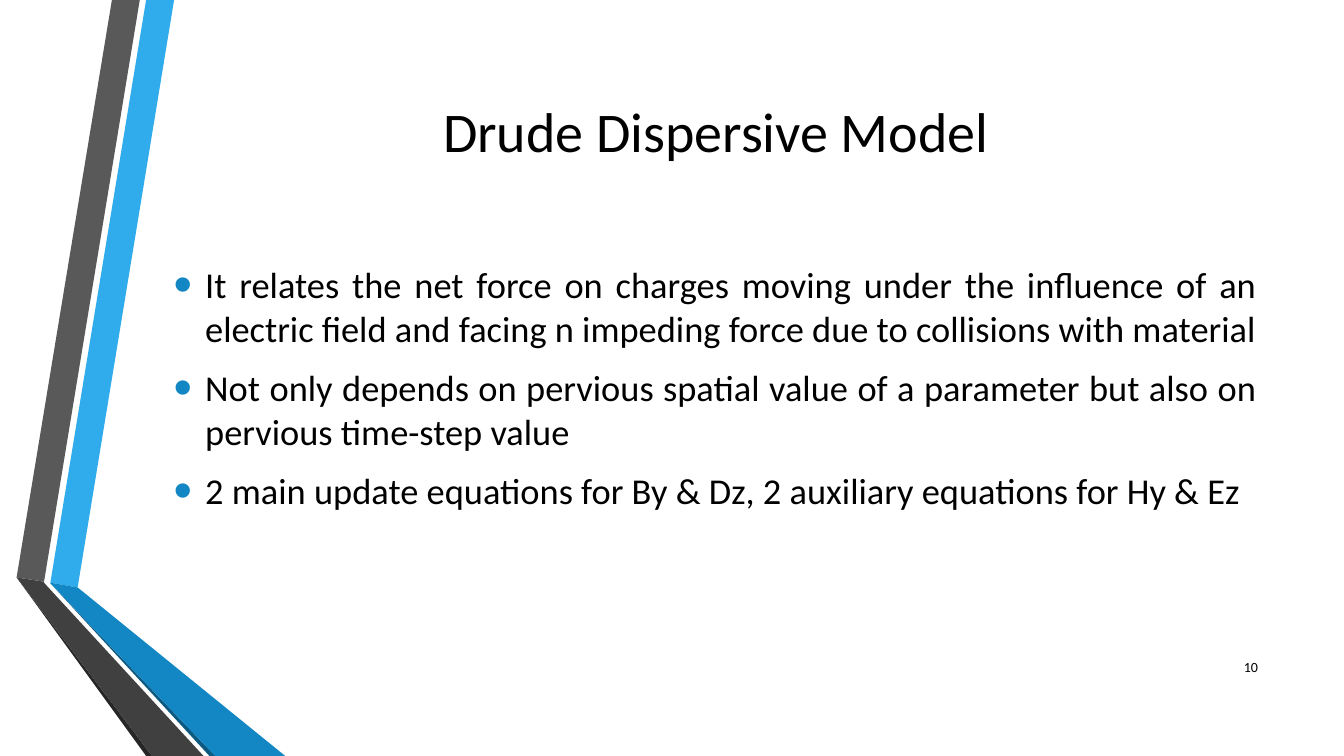
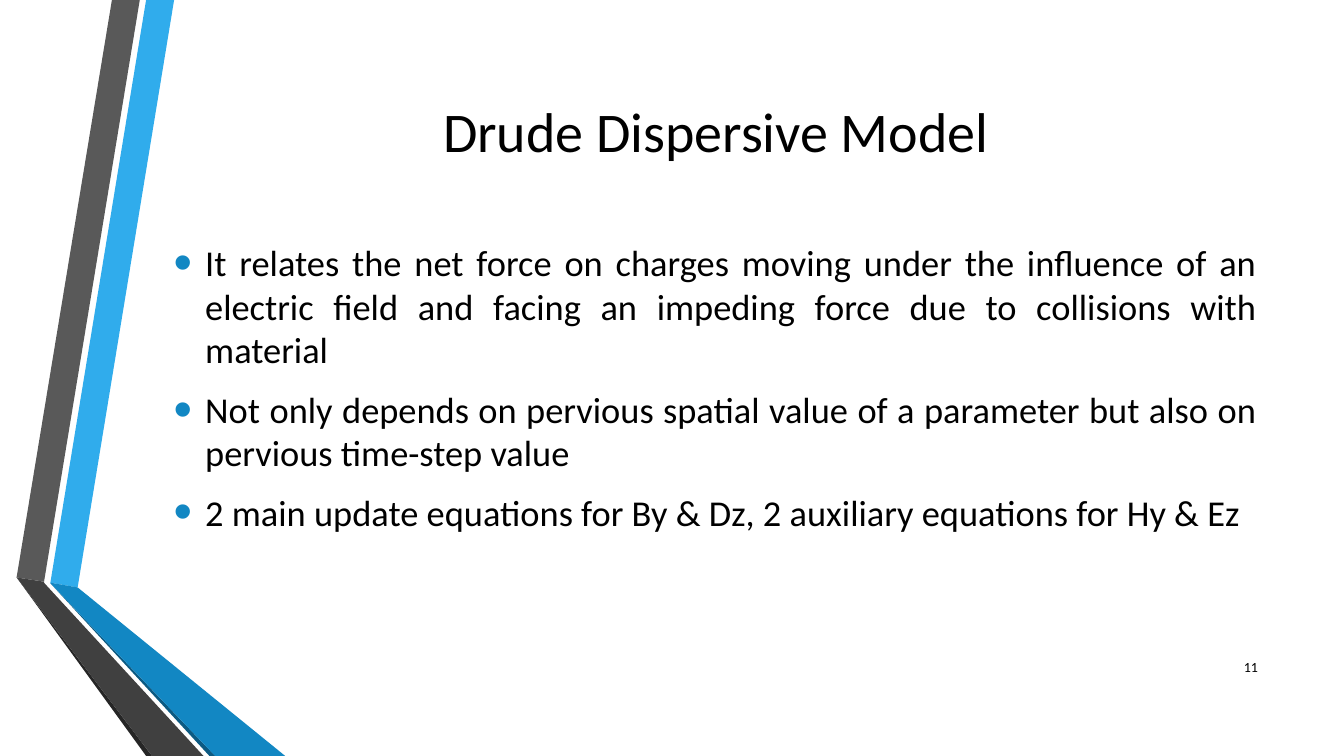
Before and after one commit to junaidnasir/gpu-em-nim, a slide deck: slide 11 of FYP_Defense_Presentation/FYP-2_presentation.pptx (slide 10 before the commit). Drawn at 1344x756 pixels with LibreOffice and Linux fonts; fonts in the diff are those of the drawing; background and template pictures are left out. Boxes give left, top, right and bottom in pixels: in the first picture for what was removed or moved away, otherwise in the second. Text is boxed around its words. In the diff, an @@ line names an element or a change of style, - is before the commit and + after.

```diff
--- a/FYP_Defense_Presentation/FYP-2_presentation.pptx
+++ b/FYP_Defense_Presentation/FYP-2_presentation.pptx
@@ text at [205, 250, 1256, 364]: text changed @@
-• It relates the net force on charges moving under the influence of an electric field and facing n impeding force due to collisions with material
+• It relates the net force on charges moving under the influence of an electric field and facing an impeding force due to collisions with material
@@ page number at [1244, 663, 1258, 672]: text changed @@
-10
+11
```
Also in this commit, not shown: 11 other slides changed, 2 slides added.
